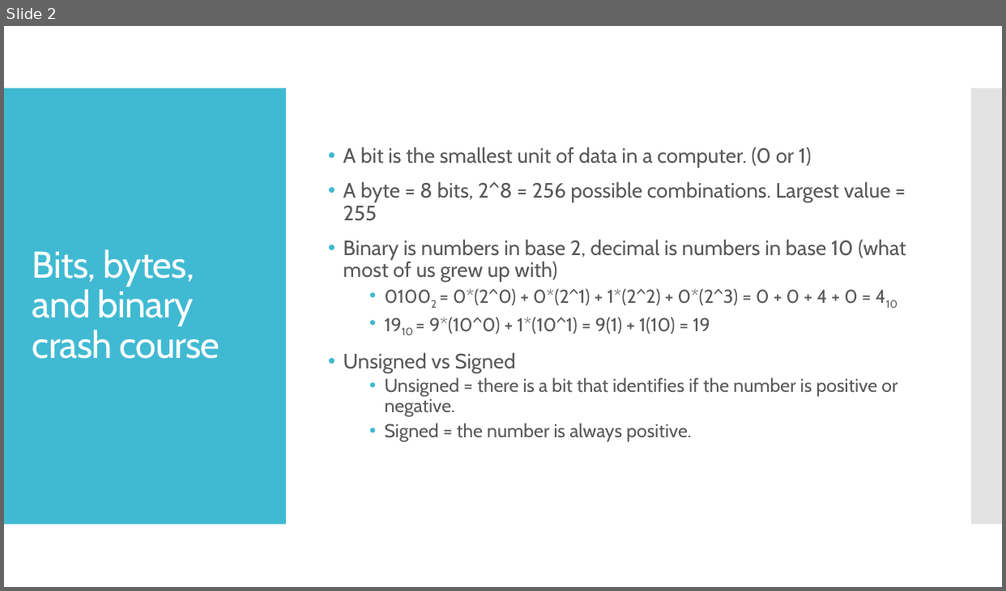
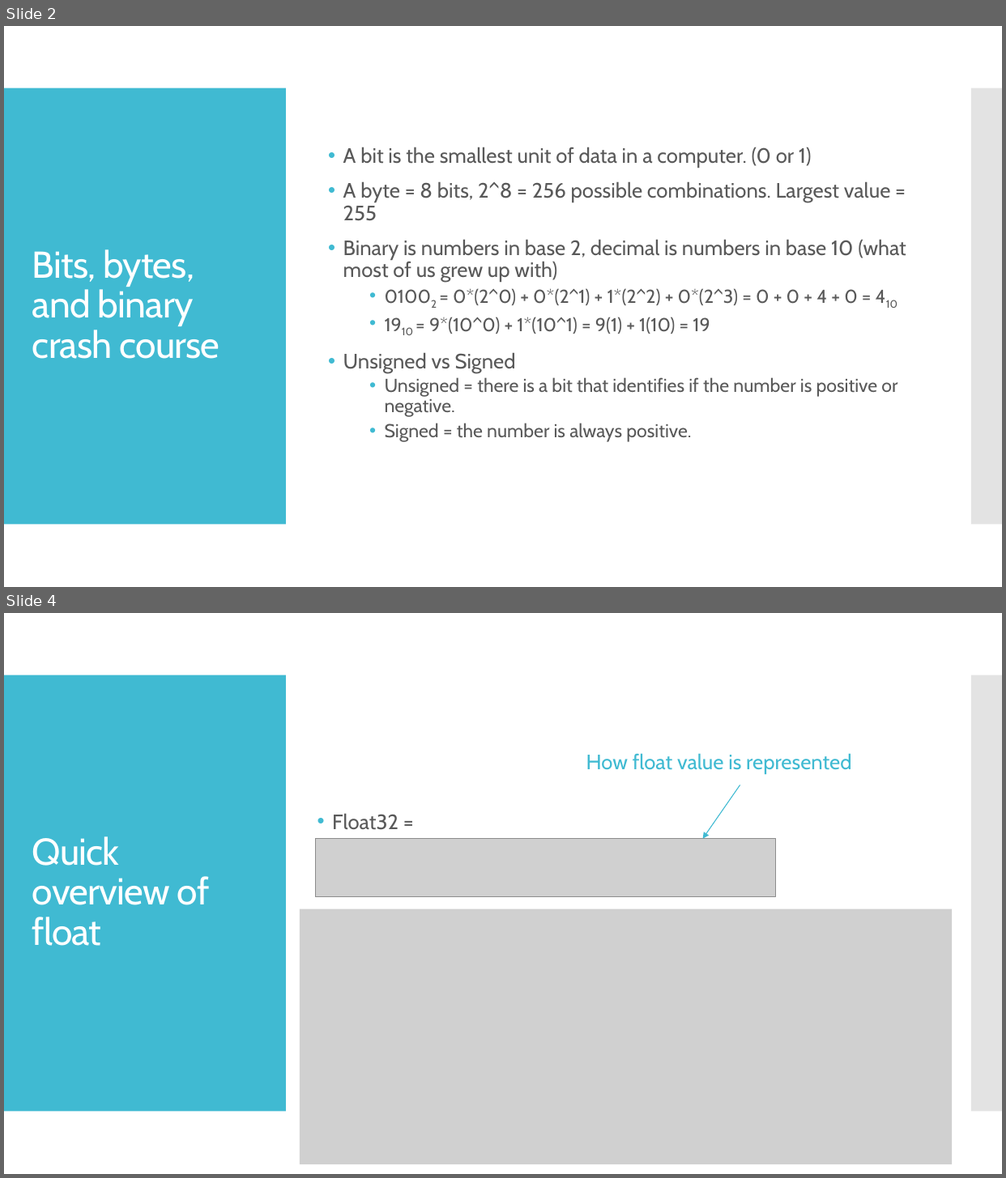
Before and after one commit to kevinlin47/Learn_Go, a slide deck: Data_types and variables/Datatypes_variables.pptx. Shown one above the other, each under a label of ours: slide 2 before the commit, slides 2 and 4 after it; the slides between them are not shown. The pictures are 1006x591 and 1006x1178 pixels, drawn with LibreOffice and Linux fonts; fonts in the diff are those of the drawing; grey boxes stand for pictures. Boxes give left, top, right and bottom in pixels: in the first picture for what was removed or moved away, otherwise in the second. Text is boxed around its words. In the diff, an @@ line names an element or a change of style, - is before the commit and + after.

```diff
--- a/Data_types and variables/Datatypes_variables.pptx
+++ b/Data_types and variables/Datatypes_variables.pptx
@@ slide 4 added at (4,613,1002,1174), background #FFFFFF; not listed: 2 template elements that a slide beside it also shows @@
@@ text added at (586,753,851,774), 20 pt, text #40BAD2 @@
+How float value is represented
@@ arrow added from (740, 786) to (703, 839), #40BAD2 0.85 pt @@
@@ text added at (332,813,398,830), 20 pt, text #595959 @@
+• Float32 =
@@ title added at (32,837,210,946), 36 pt, text #FFFFFF @@
+Quick overview of float
@@ picture added at (315,839,776,897) @@
@@ picture added at (300,909,953,1165) @@
```
Also in this commit, not shown: 1 slide changed.
